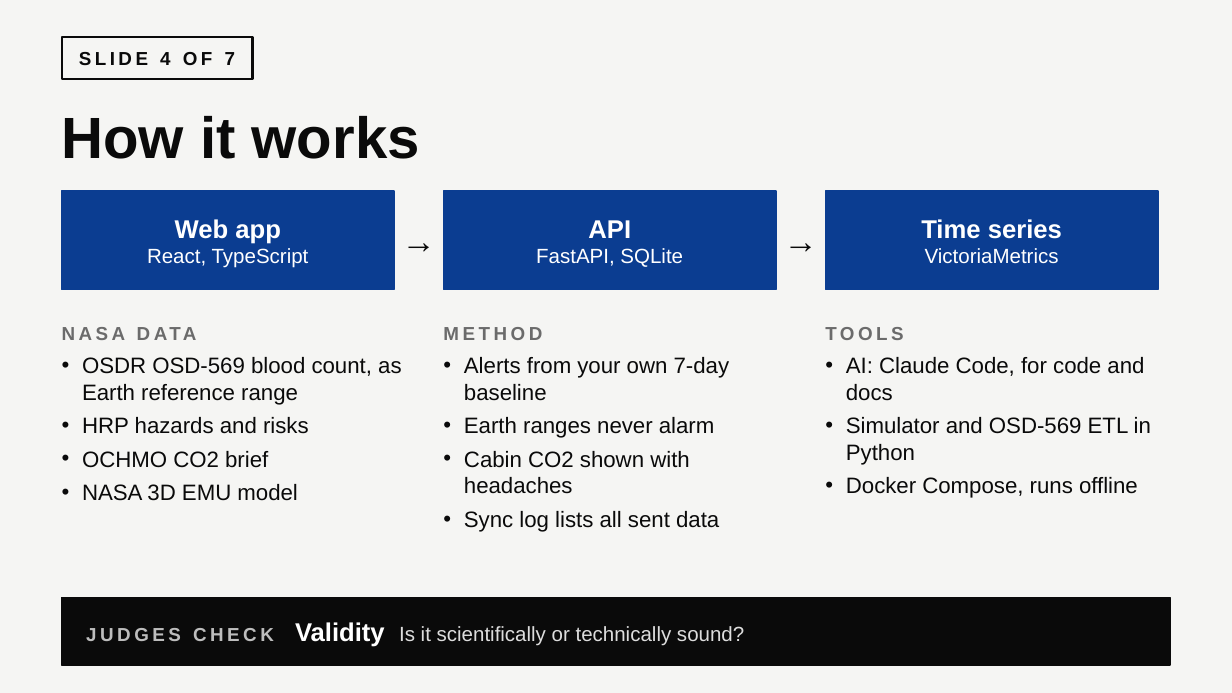
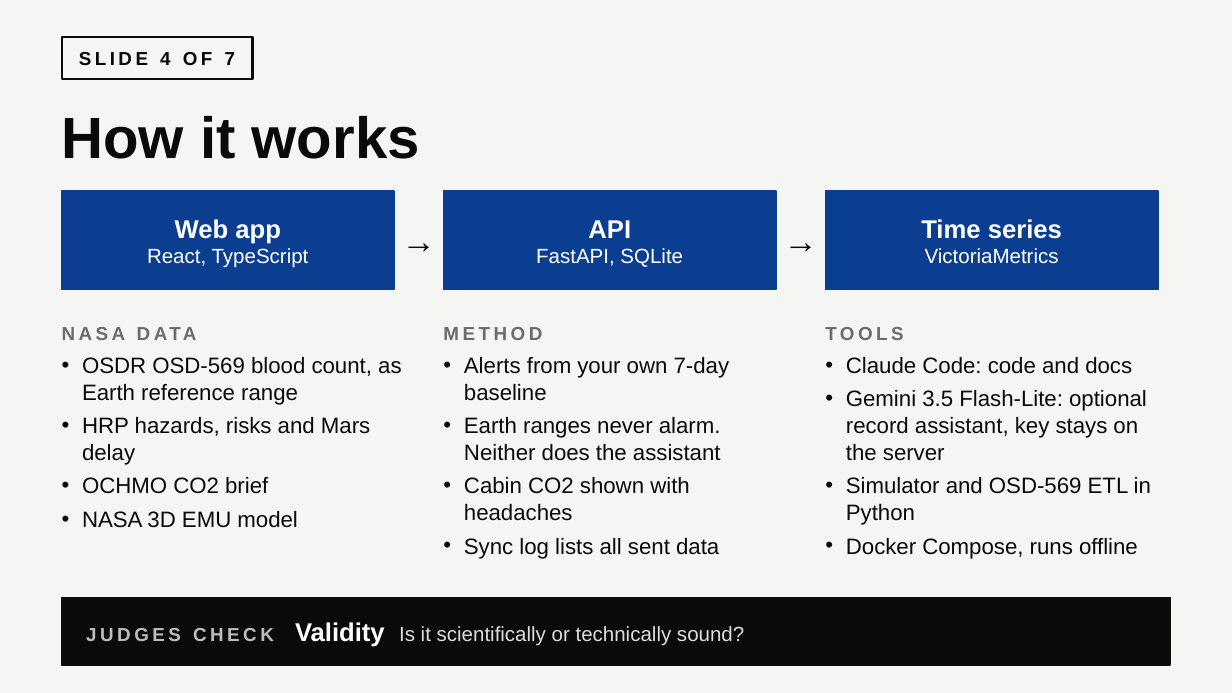
Before and after one commit to Noureldin5/Nasa-health-system, a slide deck: slide 4 of docs/pitch/own-your-baseline.pptx. Drawn at 1232x693 pixels with LibreOffice and Linux fonts; fonts in the diff are those of the drawing. Boxes give left, top, right and bottom in pixels: in the first picture for what was removed or moved away, otherwise in the second. Text is boxed around its words. In the diff, an @@ line names an element or a change of style, - is before the commit and + after.

```diff
--- a/docs/pitch/own-your-baseline.pptx
+++ b/docs/pitch/own-your-baseline.pptx
@@ text at (x1=846, y1=357, x2=1147, y2=461): text changed @@
-• AI: Claude Code, for code and docs
+• Claude Code: code and docs
+• Gemini 3.5 Flash-Lite: optional record assistant, key stays on the server
@@ text at (x1=82, y1=417, x2=370, y2=465): text changed @@
-• HRP hazards and risks
+• HRP hazards, risks and Mars delay
@@ text at (x1=464, y1=417, x2=721, y2=461): text changed @@
-• Earth ranges never alarm
+• Earth ranges never alarm. Neither does the assistant
```
Also in this commit, not shown: 6 other slides changed.
